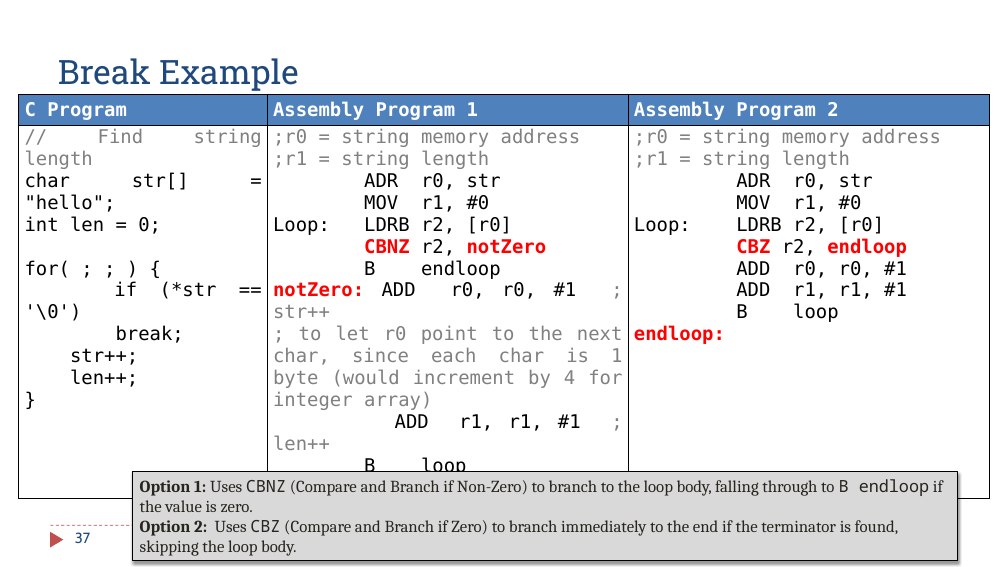
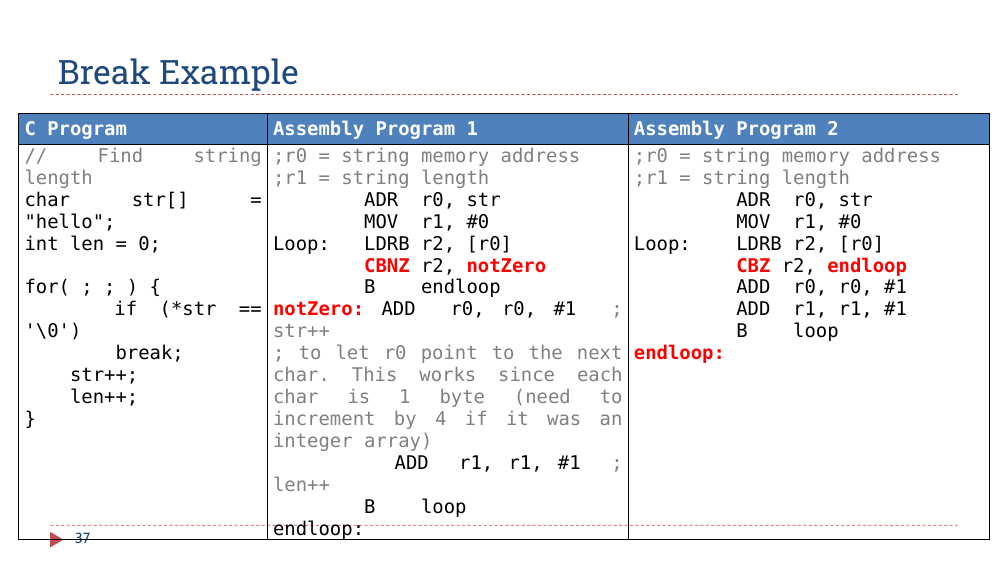
Before and after one commit to guhofstra/CSC111Sp26, a slide deck: slide 37 of PPTs/Ch6_ARM_Control_Flow.pptx. Drawn at 1008x567 pixels with LibreOffice and Linux fonts; fonts in the diff are those of the drawing. Boxes give left, top, right and bottom in pixels: in the first picture for what was removed or moved away, otherwise in the second. Text is boxed around its words. In the diff, an @@ line names an element or a change of style, - is before the commit and + after.

```diff
--- a/PPTs/Ch6_ARM_Control_Flow.pptx
+++ b/PPTs/Ch6_ARM_Control_Flow.pptx
@@ table at (x1=19, y1=113, x2=989, y2=544) @@
-row 2, column 2: ;r0 = string memory address / ;r1 = string length / ADR r0, str / MOV r1, #0 / Loop: LDRB r2, [r0] / CBNZ r2, notZero / B endloop / notZero: ADD r0, r0, #1 ; str++ / ; to let r0 point to the next char, since each char is 1 byte (would increment by 4 for integer array) / ADD r1, r1, #1 ; len++ / B loop / endloop:
+row 2, column 2: ;r0 = string memory address / ;r1 = string length / ADR r0, str / MOV r1, #0 / Loop: LDRB r2, [r0] / CBNZ r2, notZero / B endloop / notZero: ADD r0, r0, #1 ; str++ / ; to let r0 point to the next char. This works since each char is 1 byte (need to increment by 4 if it was an integer array) / ADD r1, r1, #1 ; len++ / B loop / endloop:
@@ table resized from (x1=19, y1=95, x2=989, y2=500) to (x1=19, y1=113, x2=989, y2=544) @@
@@ rectangle removed at (x1=132, y1=472, x2=958, y2=561) @@
-Option 1: Uses CBNZ (Compare and Branch if Non-Zero) to branch to the loop body, falling through to B endloop if the value is zero.
-Option 2: Uses CBZ (Compare and Branch if Zero) to branch immediately to the end if the terminator is found, skipping the loop body.
```
Also in this commit, not shown: 1 other slide changed, 1 slide added.
